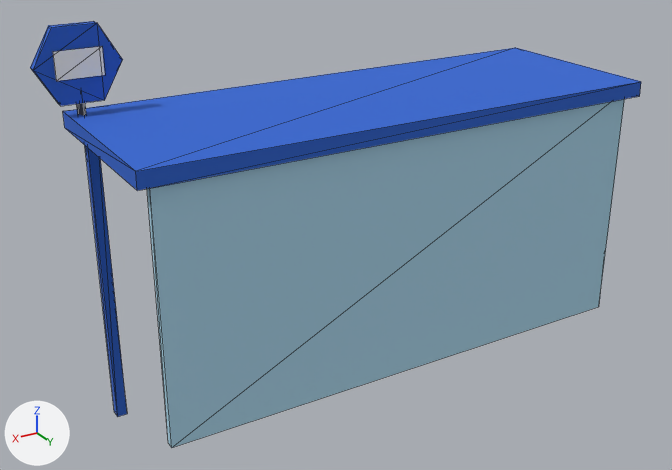
A saved change to the glTF model client/public/assets/models/prop_busstop.glb.
Camera for both pictures: a 50 mm lens placed at (3.75, 5.77, 4.3), pointed at (0.27, -0.02, 1.41). The axes (+X, +Y, +Z) are drawn at lower left. The lights are the same throughout. The picture after the commit comes second. Mesh edges are drawn as thin lines. Vertices at exactly the same position are counted once.

Names of what the first picture shows: 'prop_busstop'.
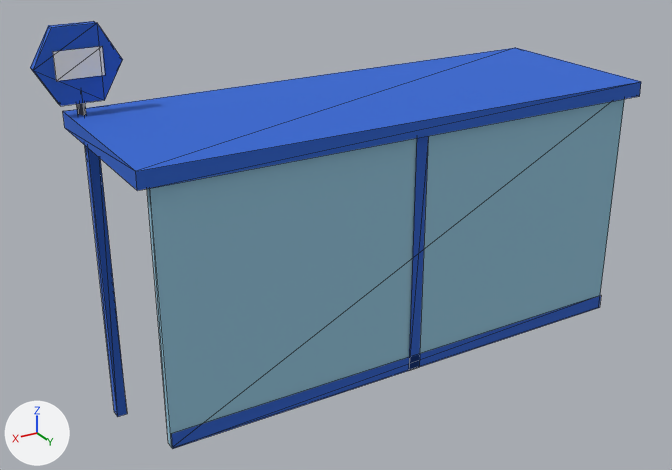
Diff of the bpy script that builds the scene:
```diff
--- a/client/public/assets/models/prop_busstop.glb.py
+++ b/client/public/assets/models/prop_busstop.glb.py
@@ me_prop_busstop @@
 # used by ob_prop_busstop; location = (0.0, 0.0, 0.0)
-me_prop_busstop.from_pydata(...)  # 66 vertices, 78 faces; spans x -2.1..2.31, y -0.75..0.75, z 0.0..3.13
+me_prop_busstop.from_pydata(...)  # 78 vertices, 80 faces; spans x -2.1..2.31, y -0.75..0.75, z 0.0..3.13
+# me_prop_busstop part 1
+# 4 faces are deleted
+# 12 vertices are added at x -2.0..2.0, y 0.62..0.7, z 0.48..2.43
+# 6 new faces join them
+# me_prop_busstop part 2: 26 kept faces spanning x -2.0..2.0, y -0.64..0.69, z 0.0..2.44 get new vertex colours
 me_prop_busstop.materials.append(mat_vcol)
```

Pixel boxes [x1, y1, x2, y2] of what changed, in the pictures (672 x 470 px; the box of a moved part takes in the faces that stretch with it):
'prop_busstop', reshaped
    before: [30, 21, 641, 448]
    after: [30, 21, 641, 449]
part 1 of me_prop_busstop, moved or reshaped (not visible before)
    after: [171, 136, 601, 449]
part 2 of me_prop_busstop, recoloured
    both: [147, 99, 625, 448]
